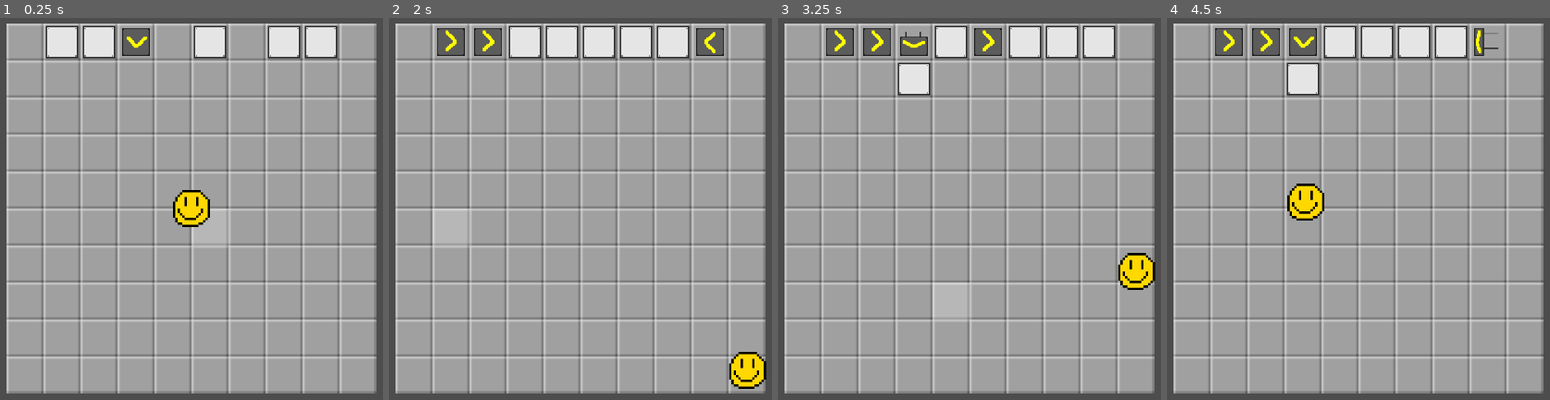
Above: before the commit, frames 1-4 (left to right).
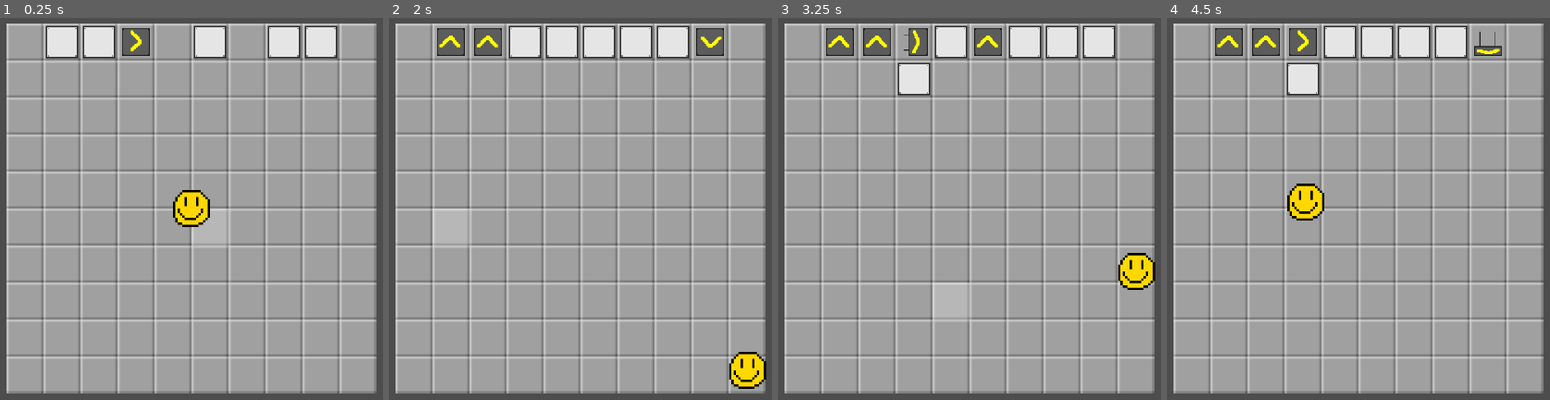
Above: after the commit, the same moments.

Repository: Stev51/gmtk-jam-2025
Game: Godot game, scene res://scenes/main.tscn
Same seed, same stepped clock (60 frames per second), same inputs: the game is played once before the commit and once after it. The engine's default icon, where the game draws it, is replaced by a stand-in: a white triangle on a blue panel in a dark square.
Inputs (mouse positions are in pixels of both pictures, inside the frame that each line leads up to):
- Up to frame 1 (0.25 s): no input
- Up to frame 2 (2 s): tap Enter at 0.5 s; move the mouse to (745, 186) at 0.52 s; hold Right (ui_right) 0.53-1.28 s; tap E at 0.6, 1.35 s; click (745, 186) at 0.67 s; move the mouse to (431, 228) at 1.27 s; hold Down (ui_down) from 1.28 s (still down)
- Up to frame 3 (3.25 s): move the mouse to (1042, 117) at 2.02 s; release Down (ui_down) at 2.03 s; hold Right (ui_right) 2.03-2.78 s; tap E at 2.1, 2.85 s; tap Space at 2.75 s; move the mouse to (931, 293) at 2.77 s; hold Up (ui_up) from 2.78 s (still down); click (931, 293) at 2.92 s
- Up to frame 4 (4.5 s): move the mouse to (outside the picture) at 3.52 s; release Up (ui_up) at 3.53 s; hold Left (ui_left) from 3.53 s (still down); tap E at 3.6, 4.35 s; move the mouse to (outside the picture) at 4.27 s

The runs differ from the first frame. In frame 1, 0.1% of the frame differs, in the area x 33-39%, y 3-9%; in frame 2, 0.3%; in frame 3, 0.6%, in the area x 13-58%, y 2-10%; in frame 4, 0.6%.

Commit message:
Fix pusher direction

Diff:
--- a/scripts/pusher.gd
+++ b/scripts/pusher.gd
@@ -7,7 +7,7 @@
 func _init(field: Field, x: int, y:int, direction: Util.Direction):
 	super(field, x, y, NODE.instantiate())
 	dir = direction
-	self.node.rotate(PI * dir / 2)
+	self.node.rotate(PI * (dir + 3) / 2)
 
 func update(currentCycle: int):
 	self.node.play()
